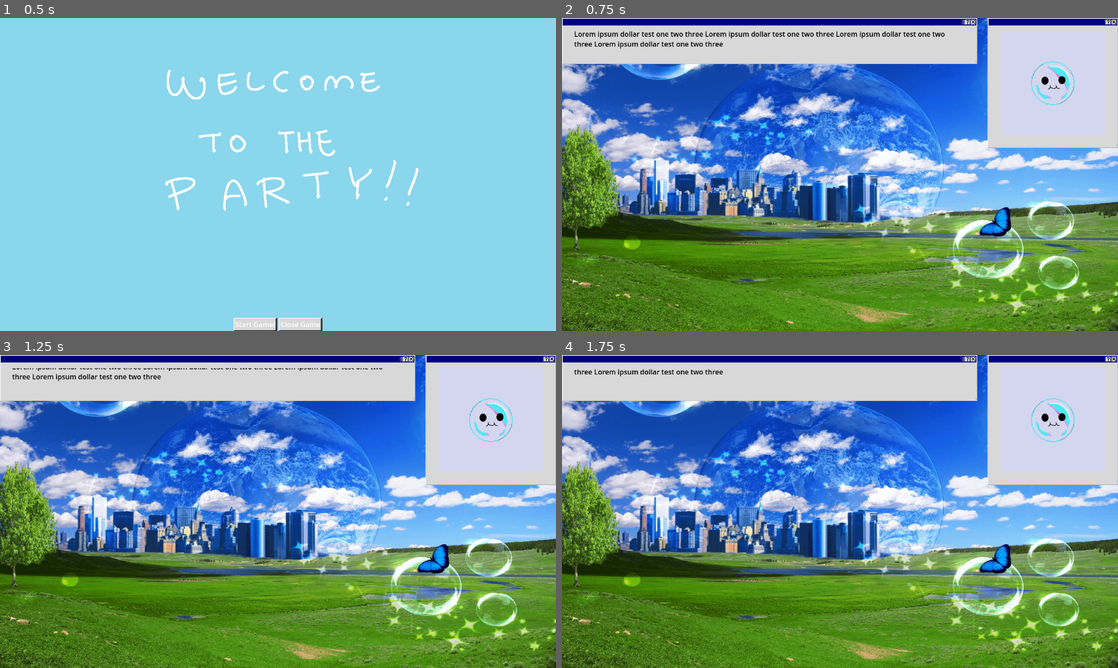
Above: before the commit, frames 1-4 (two rows, left to right).
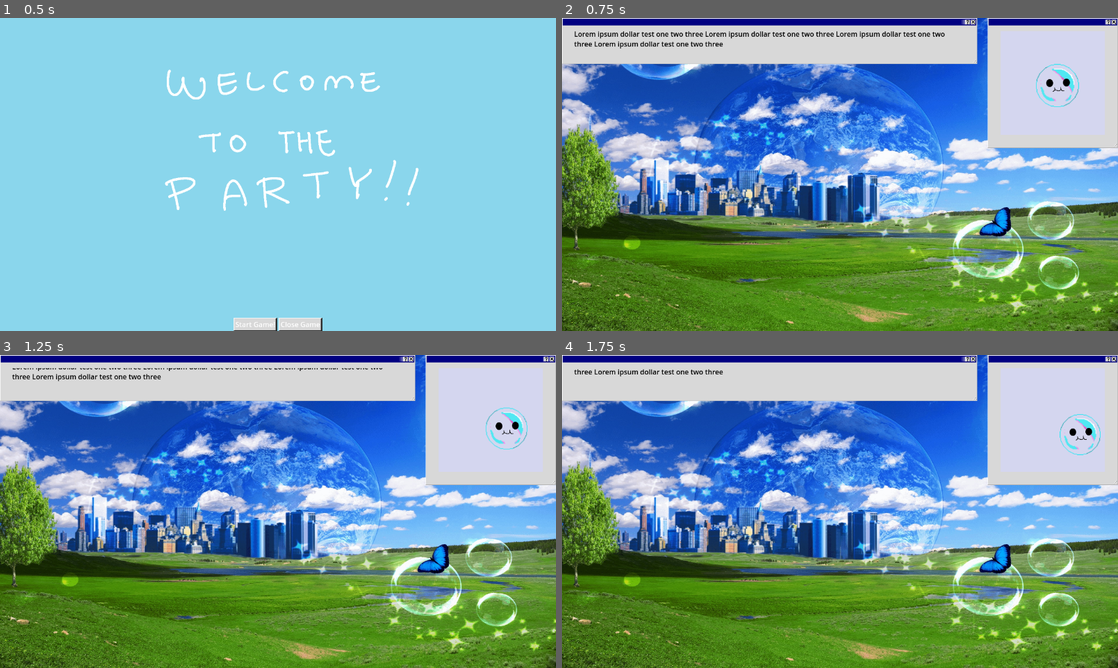
Above: after the commit, the same moments.

Repository: MayerDaniel/ggj2025_bubble_soiree
Game: Godot game, scene res://Scenes/StartMenu/StartMenu.tscn
The game is run twice, just before and just after one commit, with the same random seed, the same clock (stepped at 60 frames per second) and the same inputs.
Inputs:
- Up to frame 1 (0.5 s): no input
- Up to frame 2 (0.75 s): click "Start Game!" at 0.5 s
- Up to frame 3 (1.25 s): no input
- Up to frame 4 (1.75 s): no input

Frame 1 is identical in both runs. In frame 2, 0.5% of the frame differs, in the area x 84-93%, y 13-29%; in frame 3, 0.6%; in frame 4, 0.6%, in the area x 84-97%, y 13-32%.

Commit message:
imported bubble_body from bubble_branch

Diff:
--- a/bubbly!/Scenes/PartyScreen/PartyScreen.tscn
+++ b/bubbly!/Scenes/PartyScreen/PartyScreen.tscn
@@ -7,6 +7,7 @@
 [ext_resource type="Texture2D" uid="uid://d1qgtrn4bykua" path="res://Resources/Images/GGJ25_Background.jpeg" id="5_logk2"]
 [ext_resource type="Texture2D" uid="uid://ihlnj6uevmuk" path="res://Resources/Images/GGJ25_Bubble.png" id="6_ks1hm"]
 [ext_resource type="Texture2D" uid="uid://b6kmlxwg6b56v" path="res://Resources/Images/GGJ25_Cutebubble.png" id="7_t20y0"]
+[ext_resource type="Script" path="res://Scenes/PartyScreen/bubble_body.gd" id="7_yqs12"]
 [ext_resource type="Texture2D" uid="uid://ctymbaducewy7" path="res://Resources/Images/GGJ25_BubbleSmall.png" id="8_0hp4f"]
 
 [sub_resource type="StyleBoxEmpty" id="StyleBoxEmpty_yxrbm"]
@@ -108,6 +109,7 @@
 grow_horizontal = 2
 grow_vertical = 2
 texture = ExtResource("6_ks1hm")
+script = ExtResource("7_yqs12")
 
 [node name="BubbleFace" type="TextureRect" parent="PanelContainer/PlacementZone/Bubble&QR/MarginContainer/MarginContainer/ColorRect/BubbleBody"]
 layout_mode = 1
--- /dev/null
+++ b/bubbly!/Scenes/PartyScreen/bubble_body.gd
@@ -0,0 +1,61 @@
+extends TextureRect
+var shrink_rate = 0.05  # Scale reduction per second
+var velocity = Vector2(55, 30) # Initial velocity in pixels per second
+@onready var window = $"../.." # Reference to the parent window (or any container node)
+@onready var sad = load("res://Resources/Images/GGJ25_Sadbubble.png")
+@onready var normal = load("res://Resources/Images/GGJ25_Cutebubble.png")
+@onready var happy = load("res://Resources/Images/GGJ25_Happybubble.png")
+
+
+# Called when the node enters the scene tree for the first time.
+func _ready() -> void:
+	pass # Replace with function body.
+
+func sad_face():
+	$BubbleFace.texture = sad
+	pass
+
+func normal_face():
+	$BubbleFace.texture = normal
+	pass
+
+func happy_face():
+	$BubbleFace.texture = happy
+	pass
+
+func bounce_within_bounds():
+	# Get the parent window size
+	var window_size = window.size
+
+	# Bounce on horizontal edges
+	if position.x <= 0 or position.x + self.texture.get_width()*2 >= window_size.x:
+		velocity.x = -velocity.x
+		position.x = clamp(position.x, 0, window_size.x) # Keep the object within bounds
+
+	# Bounce on vertical edges
+	if position.y <= 0 or position.y + self.texture.get_height()*2 >= window_size.y:
+		velocity.y = -velocity.y
+		position.y = clamp(position.y, 0, window_size.y) # Keep the object within bounds
+
+# Called every frame. 'delta' is the elapsed time since the previous frame.
+func _process(delta: float) -> void:
+	# Reduce the scale gradually
+	if scale.x < 0.85:
+		sad_face()
+	elif scale.x > 1.35:
+		happy_face()
+	else:
+		normal_face()
+
+	position += velocity * delta
+	bounce_within_bounds()
+
+	if scale.x > 2.5:
+		pass
+	elif scale.x > 0 and scale.y > 0:  # Ensure it doesn't shrink to negative values
+		scale -= Vector2(shrink_rate, shrink_rate) * delta
+	else:
+		# Optional: Stop shrinking when the object is too small
+		scale = Vector2(0, 0)
+		queue_free()  # Optional: Remove the object when it shrinks to 0
+		pass
Not shown: 1 places in bubbly!/Scenes/PartyScreen/PartyScreen.tscn that only renumber resources
